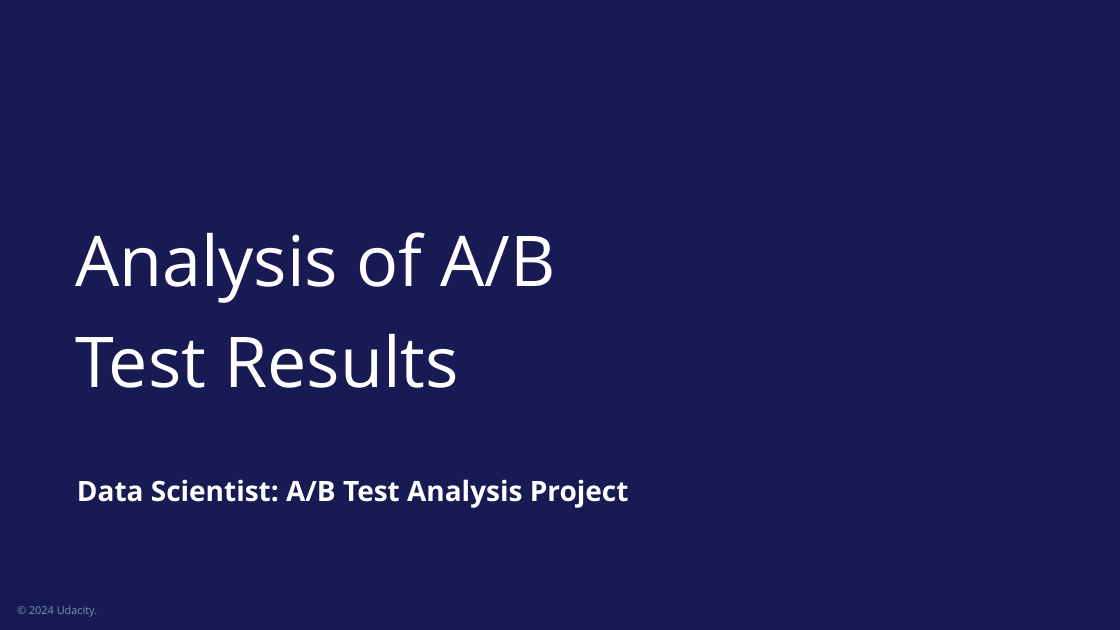
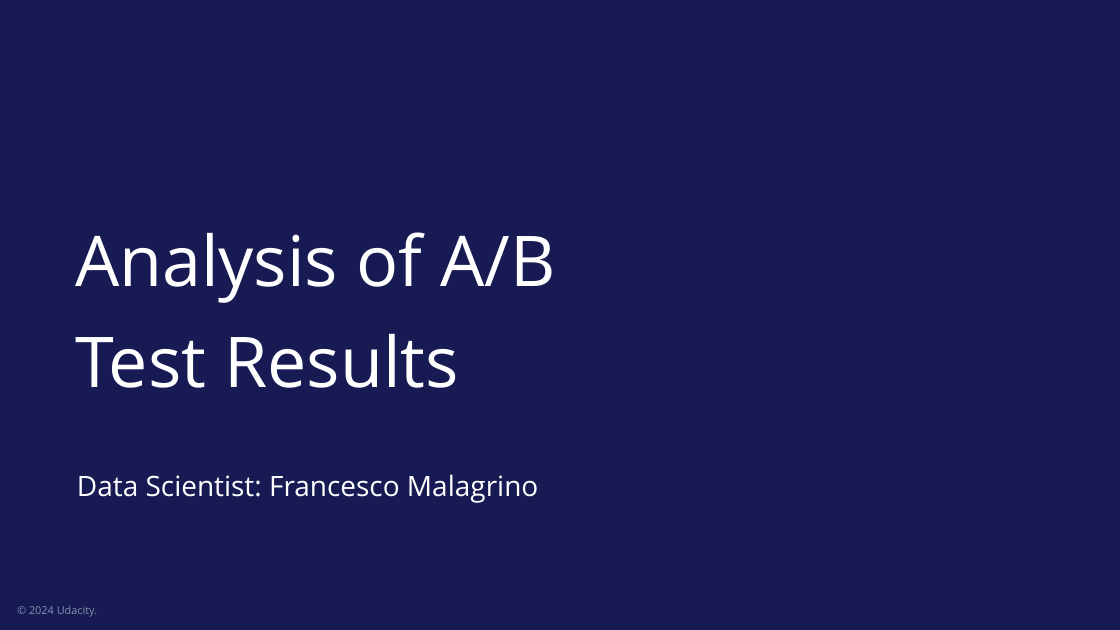
Before and after one commit to Vegetam/Udacity-AB-Test, a slide deck: slide 1 of presentation/AB_Test_Results.pptx. Drawn at 1120x630 pixels with LibreOffice and Linux fonts; fonts in the diff are those of the drawing; background and template pictures are left out. Boxes give left, top, right and bottom in pixels: in the first picture for what was removed or moved away, otherwise in the second. Text is boxed around its words. In the diff, an @@ line names an element or a change of style, - is before the commit and + after.

```diff
--- a/presentation/AB_Test_Results.pptx
+++ b/presentation/AB_Test_Results.pptx
@@ subtitle at (77, 474, 538, 503): text changed; bold off @@
-Data Scientist: A/B Test Analysis Project
+Data Scientist: Francesco Malagrino
```
Also in this commit, not shown: 3 other slides changed, 3 other files.
